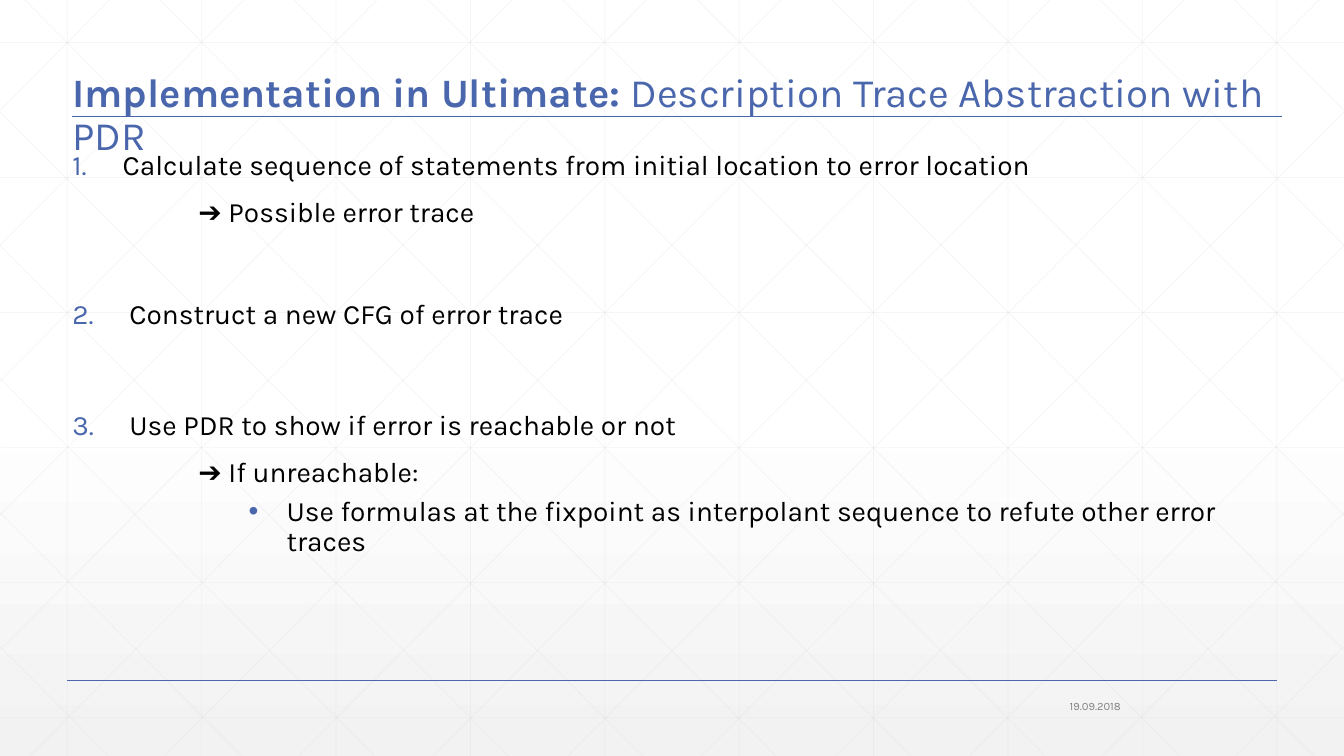
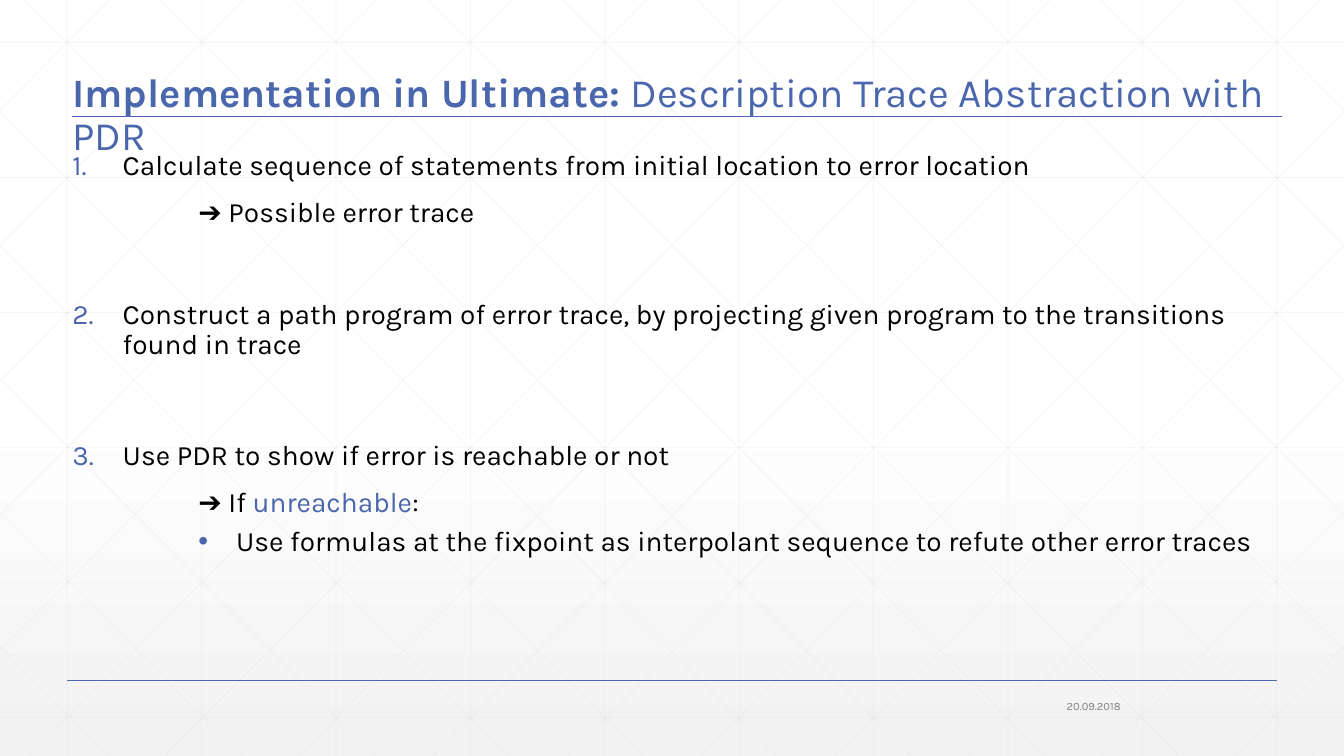
Before and after one commit to JonasWerner/BachelorThesis, a slide deck: slide 62 of Presentation/pdr_presentation_v2.pptx (slide 54 before the commit). Drawn at 1344x756 pixels with LibreOffice and Linux fonts; fonts in the diff are those of the drawing. Boxes give left, top, right and bottom in pixels: in the first picture for what was removed or moved away, otherwise in the second. Text is boxed around its words. In the diff, an @@ line names an element or a change of style, - is before the commit and + after.

```diff
--- a/Presentation/pdr_presentation_v2.pptx
+++ b/Presentation/pdr_presentation_v2.pptx
@@ text at (123,304,1225,355): text changed @@
-2. Construct a new CFG of error trace
+2. Construct a path program of error trace, by projecting given program to the transitions found in trace
@@ text at (228,492,1252,558): text colour #000000 to #4A66AC in "unreachable:"; list level 8 to 6 in "Use formulas at the fixpoint ..." @@
@@ text at (1067,703,1121,710): text changed @@
-19.09.2018
+20.09.2018
```
Also in this commit, not shown: 71 other slides changed, 9 slides added, 1 slide removed, 1 other file.
